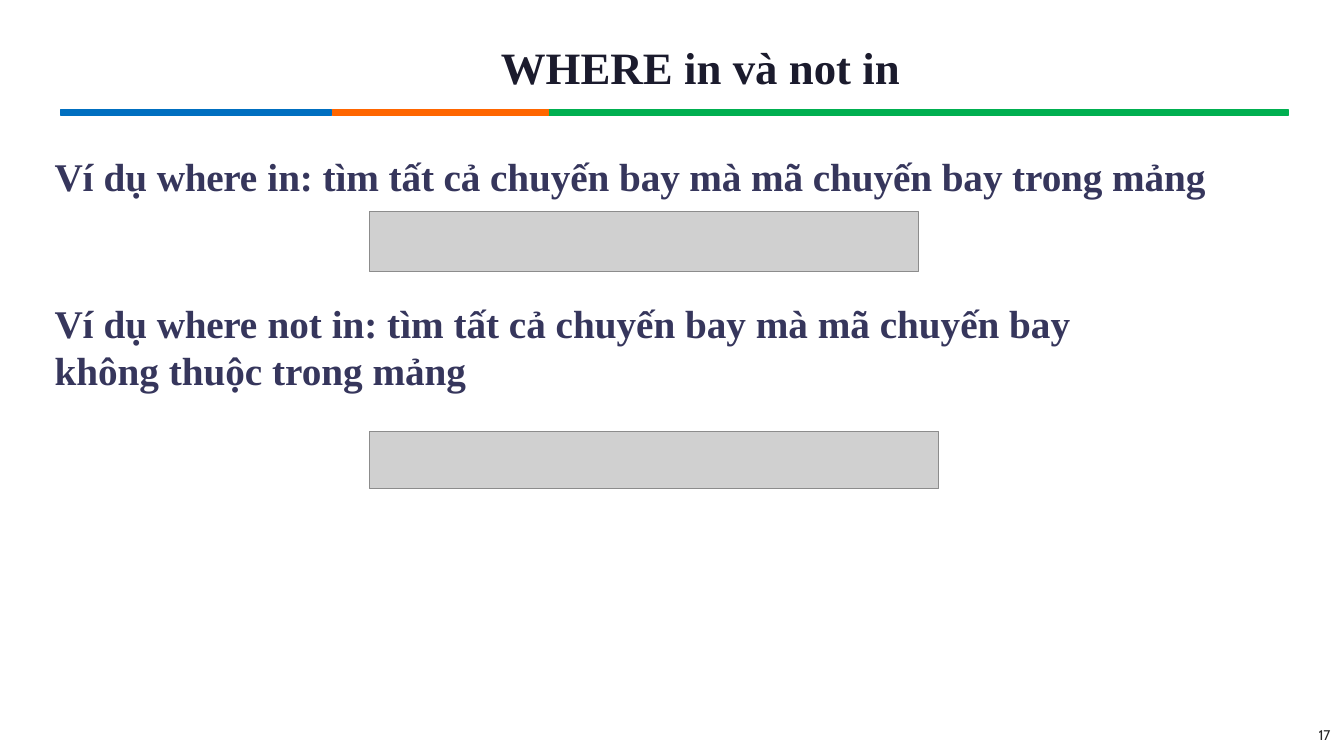
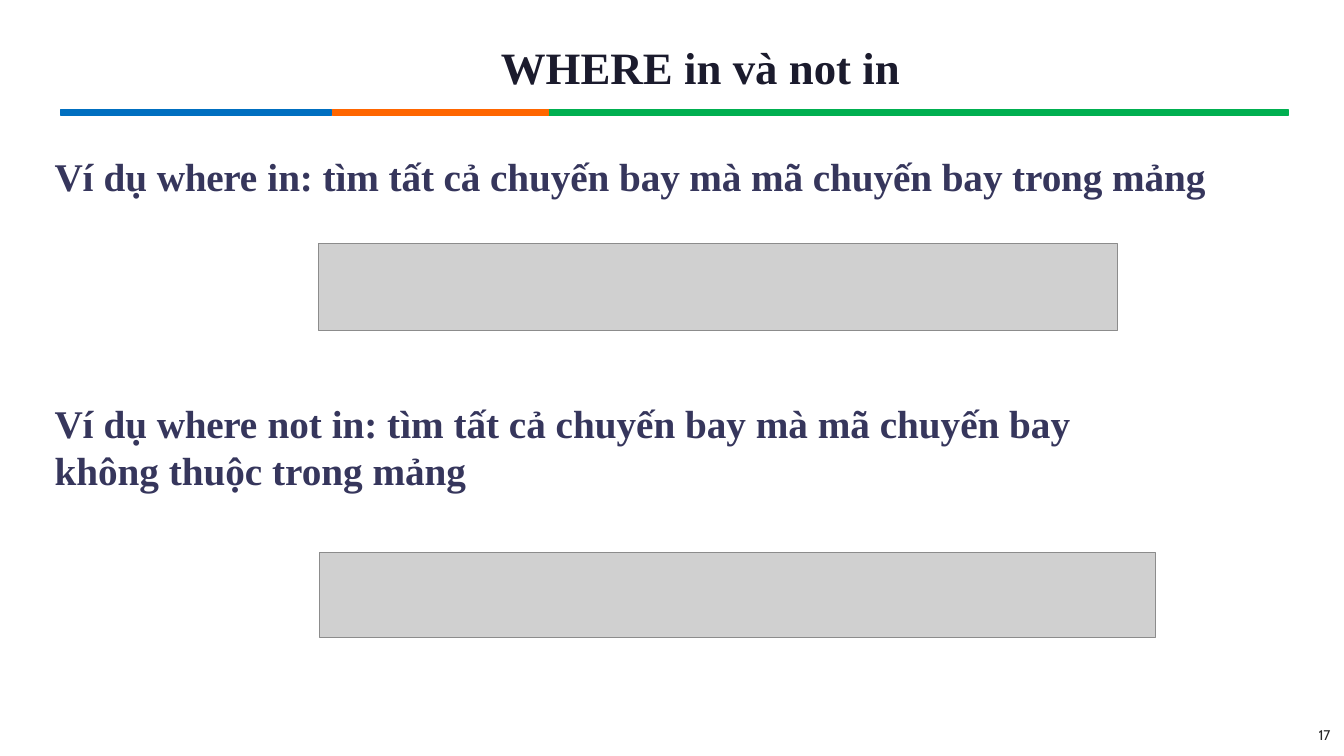
Before and after one commit to ndkien98/LJAVA2402_V2, a slide deck: slide 17 of Buoi16_Mysql/Buoi16_Sql_CoBan.pptx. Drawn at 1344x756 pixels with LibreOffice and Linux fonts; fonts in the diff are those of the drawing; grey boxes stand for pictures; background and template pictures are left out. Boxes give left, top, right and bottom in pixels: in the first picture for what was removed or moved away, otherwise in the second. Text is boxed around its words. In the diff, an @@ line names an element or a change of style, - is before the commit and + after.

```diff
--- a/Buoi16_Mysql/Buoi16_Sql_CoBan.pptx
+++ b/Buoi16_Mysql/Buoi16_Sql_CoBan.pptx
@@ text "Ví dụ where in: tìm ..." rewrapped from [55,162,1205,393] to [55,162,1205,493] @@
@@ picture: place and size @@
-picture at [369,212,919,271]
+picture at [319,244,1117,331]
@@ picture: place and size @@
-picture at [369,432,939,489]
+picture at [320,553,1155,637]
```
Also in this commit, not shown: 17 other slides changed, 8 other files.
